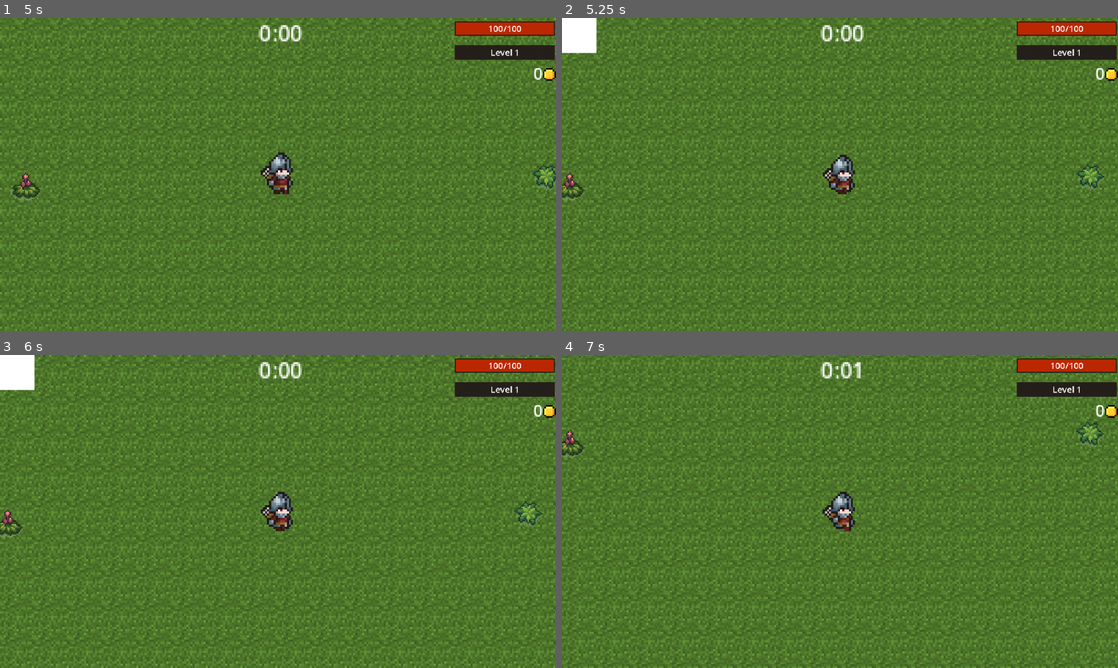
Above: before the commit, frames 1-4 (two rows, left to right).
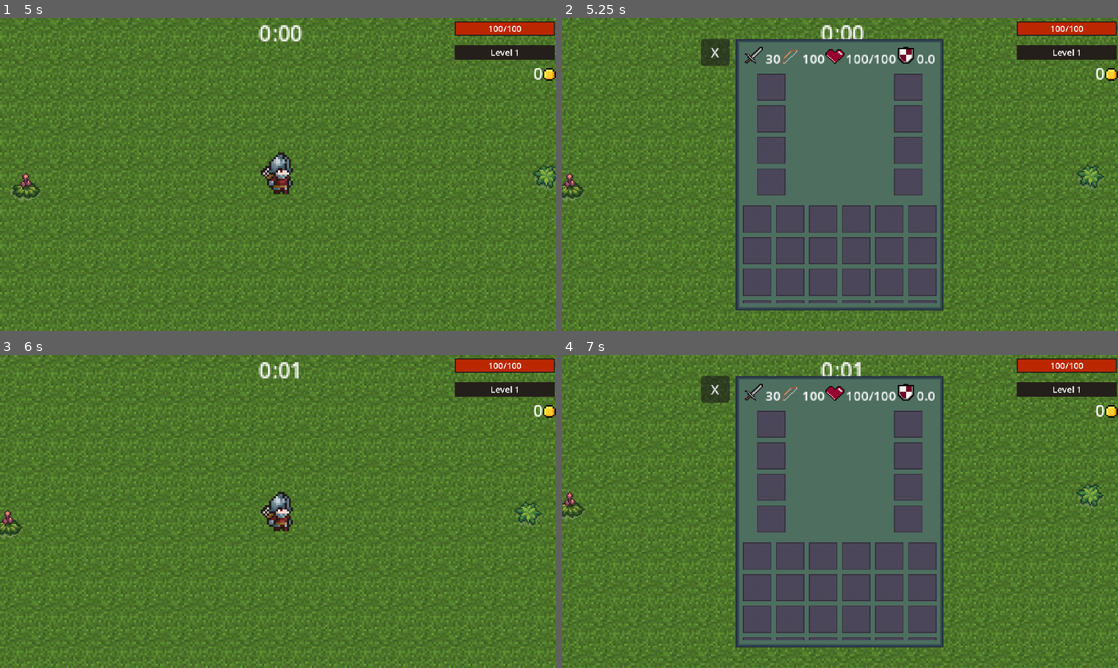
Above: after the commit, the same moments.

Repository: Qxver/Godot-Game
Game: Godot game, scene res://Menu/menu.tscn
Two runs of this game, one before a commit and one after it. Both use one fixed random seed, a clock stepped at 60 frames per second and the inputs below.
Inputs (mouse positions are in pixels of both pictures, inside the frame that each line leads up to):
- Up to frame 1 (5 s): click "Shop" at 0.5 s; click "Back" at 1.25 s; click "Options" at 2 s; click "Back" at 2.75 s; click "Play" at 3.5 s; click (172, 174) at 4.25 s
- Up to frame 2 (5.25 s): hold Right (move_right) from 5.03 s (still down); tap I (inv) at 5.1 s
- Up to frame 3 (6 s): release Right (move_right) at 5.75 s; click (155, 389) at 5.75 s, where only the run after the commit has a clickable "X"
- Up to frame 4 (7 s): tap Enter at 6.5 s; hold S (move_down) from 6.53 s (still down); tap I (inv) at 6.6 s

Frame 1 is identical in both runs. In frame 2, 34% of the frame differs, in the area x 0-69%, y 0-94%; in frame 3, 0.8%; in frame 4, 47%, in the area x 0-100%, y 0-100%.

Commit message:
Inventory

Diff:
--- /dev/null
+++ b/Inventory/InvUI.tscn
@@ -0,0 +1,246 @@
+[gd_scene load_steps=9 format=3 uid="uid://d4hmqtouiu3qi"]
+
+[ext_resource type="Script" uid="uid://sskwaoewx6q0" path="res://Inventory/inv_ui.gd" id="1_ughb5"]
+[ext_resource type="Texture2D" uid="uid://dw5r2dayj38p2" path="res://Assets/Menu_assets/frame.png" id="2_3klia"]
+[ext_resource type="Texture2D" uid="uid://cu7wowh2548t2" path="res://Assets/Menu_assets/dmg.png" id="3_35ghd"]
+[ext_resource type="Texture2D" uid="uid://cph2xij715g3n" path="res://Assets/Menu_assets/ats.png" id="4_epqjb"]
+[ext_resource type="Texture2D" uid="uid://dul2c5rwo8giw" path="res://Assets/Menu_assets/hp.png" id="5_c68me"]
+[ext_resource type="Texture2D" uid="uid://b3ateisudmq2n" path="res://Assets/Menu_assets/def.png" id="6_ig2n5"]
+[ext_resource type="PackedScene" uid="uid://ixbrp0fri5jl" path="res://Inventory/inv_slot.tscn" id="7_35ghd"]
+
+[sub_resource type="LabelSettings" id="LabelSettings_k4euo"]
+font_size = 11
+
+[node name="InvUi" type="Control"]
+process_mode = 3
+layout_mode = 3
+anchors_preset = 0
+offset_right = 640.0
+offset_bottom = 360.0
+size_flags_horizontal = 4
+size_flags_vertical = 4
+script = ExtResource("1_ughb5")
+
+[node name="Exit" type="Button" parent="."]
+layout_mode = 0
+offset_left = 160.0
+offset_top = 24.0
+offset_right = 193.0
+offset_bottom = 55.0
+text = "X"
+
+[node name="NinePatchRect" type="NinePatchRect" parent="."]
+layout_mode = 1
+anchors_preset = -1
+anchor_left = 0.312
+anchor_top = 0.067
+anchor_right = 0.686
+anchor_bottom = 0.92
+offset_left = 0.319992
+offset_top = -0.119997
+offset_right = -63.04
+offset_bottom = -66.2
+grow_horizontal = 2
+grow_vertical = 2
+scale = Vector2(1.36, 1.2959)
+texture = ExtResource("2_3klia")
+region_rect = Rect2(0, 0, 128, 128)
+patch_margin_left = 3
+patch_margin_top = 3
+patch_margin_right = 3
+patch_margin_bottom = 3
+
+[node name="Stats" type="HBoxContainer" parent="NinePatchRect"]
+layout_mode = 0
+offset_left = 6.0
+offset_top = 6.0
+offset_right = 171.0
+offset_bottom = 31.0
+theme_override_constants/separation = 1
+alignment = 1
+
+[node name="Dmg" type="TextureRect" parent="NinePatchRect/Stats"]
+layout_mode = 2
+texture = ExtResource("3_35ghd")
+stretch_mode = 2
+
+[node name="Dmg_val" type="Label" parent="NinePatchRect/Stats"]
+unique_name_in_owner = true
+layout_mode = 2
+text = "600"
+label_settings = SubResource("LabelSettings_k4euo")
+
+[node name="Ats" type="TextureRect" parent="NinePatchRect/Stats"]
+layout_mode = 2
+texture = ExtResource("4_epqjb")
+stretch_mode = 2
+
+[node name="Ats_val" type="Label" parent="NinePatchRect/Stats"]
+unique_name_in_owner = true
+layout_mode = 2
+text = "12"
+label_settings = SubResource("LabelSettings_k4euo")
+
+[node name="Hp" type="TextureRect" parent="NinePatchRect/Stats"]
+layout_mode = 2
+texture = ExtResource("5_c68me")
+stretch_mode = 2
+
+[node name="Hp_val" type="Label" parent="NinePatchRect/Stats"]
+unique_name_in_owner = true
+layout_mode = 2
+text = "200/200"
+label_settings = SubResource("LabelSettings_k4euo")
+
+[node name="Def" type="TextureRect" parent="NinePatchRect/Stats"]
+layout_mode = 2
+texture = ExtResource("6_ig2n5")
+stretch_mode = 2
+
+[node name="Def_val" type="Label" parent="NinePatchRect/Stats"]
+unique_name_in_owner = true
+layout_mode = 2
+text = "30"
+label_settings = SubResource("LabelSettings_k4euo")
+
+[node name="Equipment" type="HBoxContainer" parent="NinePatchRect"]
+layout_mode = 0
+offset_left = 17.6471
+offset_top = 30.8666
+offset_right = 158.647
+offset_bottom = 138.867
+
+[node name="Armour" type="VBoxContainer" parent="NinePatchRect/Equipment"]
+layout_mode = 2
+
+[node name="GridContainer" type="GridContainer" parent="NinePatchRect/Equipment/Armour"]
+layout_mode = 2
+
+[node name="Helmet" parent="NinePatchRect/Equipment/Armour/GridContainer" instance=ExtResource("7_35ghd")]
+layout_mode = 2
+
+[node name="Chestplate" parent="NinePatchRect/Equipment/Armour/GridContainer" instance=ExtResource("7_35ghd")]
+layout_mode = 2
+
+[node name="Leggings" parent="NinePatchRect/Equipment/Armour/GridContainer" instance=ExtResource("7_35ghd")]
+layout_mode = 2
+
+[node name="Boots" parent="NinePatchRect/Equipment/Armour/GridContainer" instance=ExtResource("7_35ghd")]
+layout_mode = 2
+
+[node name="Accessories" type="VBoxContainer" parent="NinePatchRect/Equipment"]
+layout_mode = 2
+size_flags_horizontal = 10
+
+[node name="Necklace" parent="NinePatchRect/Equipment/Accessories" instance=ExtResource("7_35ghd")]
+layout_mode = 2
+
+[node name="Ring" parent="NinePatchRect/Equipment/Accessories" instance=ExtResource("7_35ghd")]
+layout_mode = 2
+
+[node name="Bracelet" parent="NinePatchRect/Equipment/Accessories" instance=ExtResource("7_35ghd")]
+layout_mode = 2
+
+[node name="Belt" parent="NinePatchRect/Equipment/Accessories" instance=ExtResource("7_35ghd")]
+layout_mode = 2
+
+[node name="Inv" type="ScrollContainer" parent="NinePatchRect"]
+layout_mode = 0
+offset_left = 5.88235
+offset_top = 148.16
+offset_right = 170.882
+offset_bottom = 235.16
+vertical_scroll_mode = 3
+
+[node name="GridContainer" type="GridContainer" parent="NinePatchRect/Inv"]
+layout_mode = 2
+columns = 6
+
+[node name="inv_slot" parent="NinePatchRect/Inv/GridContainer" instance=ExtResource("7_35ghd")]
+layout_mode = 2
+
+[node name="inv_slot2" parent="NinePatchRect/Inv/GridContainer" instance=ExtResource("7_35ghd")]
+layout_mode = 2
+
+[node name="inv_slot3" parent="NinePatchRect/Inv/GridContainer" instance=ExtResource("7_35ghd")]
+layout_mode = 2
+
+[node name="inv_slot4" parent="NinePatchRect/Inv/GridContainer" instance=ExtResource("7_35ghd")]
+layout_mode = 2
+
+[node name="inv_slot5" parent="NinePatchRect/Inv/GridContainer" instance=ExtResource("7_35ghd")]
+layout_mode = 2
+
+[node name="inv_slot6" parent="NinePatchRect/Inv/GridContainer" instance=ExtResource("7_35ghd")]
+layout_mode = 2
+
+[node name="inv_slot7" parent="NinePatchRect/Inv/GridContainer" instance=ExtResource("7_35ghd")]
+layout_mode = 2
+
+[node name="inv_slot8" parent="NinePatchRect/Inv/GridContainer" instance=ExtResource("7_35ghd")]
+layout_mode = 2
+
+[node name="inv_slot9" parent="NinePatchRect/Inv/GridContainer" instance=ExtResource("7_35ghd")]
+layout_mode = 2
+
+[node name="inv_slot10" parent="NinePatchRect/Inv/GridContainer" instance=ExtResource("7_35ghd")]
+layout_mode = 2
+
+[node name="inv_slot11" parent="NinePatchRect/Inv/GridContainer" instance=ExtResource("7_35ghd")]
+layout_mode = 2
+
+[node name="inv_slot12" parent="NinePatchRect/Inv/GridContainer" instance=ExtResource("7_35ghd")]
+layout_mode = 2
+
+[node name="inv_slot13" parent="NinePatchRect/Inv/GridContainer" instance=ExtResource("7_35ghd")]
+layout_mode = 2
+
+[node name="inv_slot14" parent="NinePatchRect/Inv/GridContainer" instance=ExtResource("7_35ghd")]
+layout_mode = 2
+
+[node name="inv_slot15" parent="NinePatchRect/Inv/GridContainer" instance=ExtResource("7_35ghd")]
+layout_mode = 2
+
+[node name="inv_slot16" parent="NinePatchRect/Inv/GridContainer" instance=ExtResource("7_35ghd")]
+layout_mode = 2
+
+[node name="inv_slot17" parent="NinePatchRect/Inv/GridContainer" instance=ExtResource("7_35ghd")]
+layout_mode = 2
+
+[node name="inv_slot18" parent="NinePatchRect/Inv/GridContainer" instance=ExtResource("7_35ghd")]
+layout_mode = 2
+
+[node name="inv_slot19" parent="NinePatchRect/Inv/GridContainer" instance=ExtResource("7_35ghd")]
+layout_mode = 2
+
+[node name="inv_slot20" parent="NinePatchRect/Inv/GridContainer" instance=ExtResource("7_35ghd")]
+layout_mode = 2
+
+[node name="inv_slot21" parent="NinePatchRect/Inv/GridContainer" instance=ExtResource("7_35ghd")]
+layout_mode = 2
+
+[node name="inv_slot22" parent="NinePatchRect/Inv/GridContainer" instance=ExtResource("7_35ghd")]
+layout_mode = 2
+
+[node name="inv_slot23" parent="NinePatchRect/Inv/GridContainer" instance=ExtResource("7_35ghd")]
+layout_mode = 2
+
+[node name="inv_slot24" parent="NinePatchRect/Inv/GridContainer" instance=ExtResource("7_35ghd")]
+layout_mode = 2
+
+[node name="inv_slot25" parent="NinePatchRect/Inv/GridContainer" instance=ExtResource("7_35ghd")]
+layout_mode = 2
+
+[node name="inv_slot26" parent="NinePatchRect/Inv/GridContainer" instance=ExtResource("7_35ghd")]
+layout_mode = 2
+
+[node name="inv_slot27" parent="NinePatchRect/Inv/GridContainer" instance=ExtResource("7_35ghd")]
+layout_mode = 2
+
+[node name="inv_slot28" parent="NinePatchRect/Inv/GridContainer" instance=ExtResource("7_35ghd")]
+layout_mode = 2
+
+[node name="inv_slot29" parent="NinePatchRect/Inv/GridContainer" instance=ExtResource("7_35ghd")]
+layout_mode = 2
+
+[connection signal="pressed" from="Exit" to="." method="_on_exit_pressed"]
--- /dev/null
+++ b/Inventory/Inv_items.gd
@@ -0,0 +1,9 @@
+extends Resource
+
+class_name InvItems
+
+@export var name: String = ""
+@export var texture: Texture2D
+@export var deffence: int
+@export var armour_type: int
+@export var item_type: int
--- /dev/null
+++ b/Inventory/Items/Boots1.tres
@@ -0,0 +1,13 @@
+[gd_resource type="Resource" script_class="InvItems" load_steps=3 format=3 uid="uid://d3vbcr2eg2l0f"]
+
+[ext_resource type="Script" uid="uid://dw7xqwqvj4rxn" path="res://Inventory/Inv_items.gd" id="1_vwheq"]
+[ext_resource type="Texture2D" uid="uid://gqn8g7qfgguc" path="res://Assets/Items/Armour/boots1.tres" id="2_s2ohx"]
+
+[resource]
+script = ExtResource("1_vwheq")
+name = "Boots1"
+texture = ExtResource("2_s2ohx")
+deffence = 1
+armour_type = 0
+item_type = 2
+metadata/_custom_type_script = "uid://dw7xqwqvj4rxn"
--- /dev/null
+++ b/Inventory/Items/Boots2.tres
@@ -0,0 +1,13 @@
+[gd_resource type="Resource" script_class="InvItems" load_steps=3 format=3 uid="uid://dwme1pr1i2d7e"]
+
+[ext_resource type="Script" uid="uid://dw7xqwqvj4rxn" path="res://Inventory/Inv_items.gd" id="1_74ipr"]
+[ext_resource type="Texture2D" uid="uid://blgy0hoosrqvv" path="res://Assets/Items/Armour/boots2.tres" id="2_j5tm6"]
+
+[resource]
+script = ExtResource("1_74ipr")
+name = "Boots2"
+texture = ExtResource("2_j5tm6")
+deffence = 2
+armour_type = 1
+item_type = 2
+metadata/_custom_type_script = "uid://dw7xqwqvj4rxn"
--- /dev/null
+++ b/Inventory/Items/Boots3.tres
@@ -0,0 +1,13 @@
+[gd_resource type="Resource" script_class="InvItems" load_steps=3 format=3 uid="uid://mg2vs5pf4xvk"]
+
+[ext_resource type="Script" uid="uid://dw7xqwqvj4rxn" path="res://Inventory/Inv_items.gd" id="1_edolc"]
+[ext_resource type="Texture2D" uid="uid://djosqlgmg3tnh" path="res://Assets/Items/Armour/boots3.tres" id="2_ssvuo"]
+
+[resource]
+script = ExtResource("1_edolc")
+name = "Boots3"
+texture = ExtResource("2_ssvuo")
+deffence = 1
+armour_type = 2
+item_type = 2
+metadata/_custom_type_script = "uid://dw7xqwqvj4rxn"
--- /dev/null
+++ b/Inventory/Items/Boots4.tres
@@ -0,0 +1,13 @@
+[gd_resource type="Resource" script_class="InvItems" load_steps=3 format=3 uid="uid://ckkk8qixxivma"]
+
+[ext_resource type="Script" uid="uid://dw7xqwqvj4rxn" path="res://Inventory/Inv_items.gd" id="1_ywly0"]
+[ext_resource type="Texture2D" uid="uid://csr8wcs3lf5ha" path="res://Assets/Items/Armour/boots4.tres" id="2_8sqny"]
+
+[resource]
+script = ExtResource("1_ywly0")
+name = "Boots4"
+texture = ExtResource("2_8sqny")
+deffence = 4
+armour_type = 3
+item_type = 2
+metadata/_custom_type_script = "uid://dw7xqwqvj4rxn"
--- /dev/null
+++ b/Inventory/inv_slot.gd
@@ -0,0 +1,5 @@
+extends Panel
+
+@onready var Item: Sprite2D = $Item
+
+#func update()
--- /dev/null
+++ b/Inventory/inv_slot.tscn
@@ -0,0 +1,24 @@
+[gd_scene load_steps=3 format=3 uid="uid://ixbrp0fri5jl"]
+
+[ext_resource type="Script" uid="uid://c87cnnv1qxlck" path="res://Inventory/inv_slot.gd" id="1_hwqj2"]
+[ext_resource type="Texture2D" uid="uid://dcwv5482v65ei" path="res://Assets/Menu_assets/item_frame.png" id="1_ljysl"]
+
+[node name="inv_slot" type="Panel"]
+self_modulate = Color(1, 1, 1, 0)
+custom_minimum_size = Vector2(24, 24)
+anchors_preset = 15
+anchor_right = 1.0
+anchor_bottom = 1.0
+offset_right = -616.0
+offset_bottom = -336.0
+grow_horizontal = 2
+grow_vertical = 2
+scale = Vector2(0.75, 0.75)
+script = ExtResource("1_hwqj2")
+
+[node name="Sprite2D" type="Sprite2D" parent="."]
+scale = Vector2(0.75, 0.75)
+texture = ExtResource("1_ljysl")
+centered = false
+
+[node name="Item" type="Sprite2D" parent="."]
--- a/Menu/Inventory/inv_ui.gd
+++ b/Inventory/inv_ui.gd
@@ -5,16 +5,17 @@
 
 func resume():
 	get_tree().paused = false
-	##$AnimationPlayer.play_backwards("blur_inv")
-	#await $AnimationPlayer.animation_finished
 	InputMap.load_from_project_settings()
 	hide()
 
 func pause():
 	InputMap.action_erase_events("esc")
+	%Dmg_val.text = str(PlayerStats.damage)
+	%Ats_val.text = str(PlayerStats.attack_speed)
+	%Hp_val.text = str(PlayerStats.health) + "/" + str(PlayerStats.max_hp)
+	%Def_val.text = str(PlayerStats.defence)
 	show()
 	get_tree().paused = true
-	#$AnimationPlayer.play("blur_inv")
 
 func testInv():
 	if Input.is_action_just_pressed("inv") and !get_tree().paused:
@@ -24,3 +25,6 @@
 
 func _process(_delta):
 	testInv()
+
+func _on_exit_pressed():
+	resume()
--- a/Menu/Inventory/InvUI.tscn
+++ /dev/null
@@ -1,18 +0,0 @@
-[gd_scene load_steps=2 format=3 uid="uid://d4hmqtouiu3qi"]
-
-[ext_resource type="Script" uid="uid://sskwaoewx6q0" path="res://Menu/Inventory/inv_ui.gd" id="1_ughb5"]
-
-[node name="InvUi" type="Control"]
-process_mode = 3
-layout_mode = 3
-anchors_preset = 15
-anchor_right = 1.0
-anchor_bottom = 1.0
-grow_horizontal = 2
-grow_vertical = 2
-script = ExtResource("1_ughb5")
-
-[node name="ColorRect" type="ColorRect" parent="."]
-layout_mode = 0
-offset_right = 40.0
-offset_bottom = 40.0
--- a/Menu/game_over.tscn
+++ b/Menu/game_over.tscn
@@ -2,7 +2,7 @@
 
 [ext_resource type="Script" uid="uid://cw5nb4fpnrmee" path="res://Menu/game_over.gd" id="1_ov0aq"]
 [ext_resource type="Shader" uid="uid://8uomskqr2opq" path="res://Menu/game_over.gdshader" id="2_mjm1k"]
-[ext_resource type="Texture2D" uid="uid://dd5lauenirut3" path="res://Menu/assets/Game_Over.png" id="3_mjm1k"]
+[ext_resource type="Texture2D" uid="uid://dd5lauenirut3" path="res://Assets/Menu_assets/Game_Over.png" id="3_mjm1k"]
 
 [sub_resource type="ShaderMaterial" id="ShaderMaterial_mjm1k"]
 shader = ExtResource("2_mjm1k")
--- a/Menu/level_up.tscn
+++ b/Menu/level_up.tscn
@@ -2,9 +2,9 @@
 
 [ext_resource type="Script" uid="uid://u5vesy70l345" path="res://Menu/level_up.gd" id="1_4af3g"]
 [ext_resource type="Shader" uid="uid://dj5shm1fmp5yv" path="res://Menu/pause_menu.gdshader" id="2_ylrw7"]
-[ext_resource type="Texture2D" uid="uid://d1efegra2d1gv" path="res://Menu/assets/dmg_level_up.png" id="3_1x6oh"]
-[ext_resource type="Texture2D" uid="uid://btbam52jupy60" path="res://Menu/assets/ats_level_up.png" id="4_secp2"]
-[ext_resource type="Texture2D" uid="uid://dm6lpb4tccyha" path="res://Menu/assets/hp_level_up.png" id="5_j1vvt"]
+[ext_resource type="Texture2D" uid="uid://d1efegra2d1gv" path="res://Assets/Menu_assets/dmg_level_up.png" id="3_1x6oh"]
+[ext_resource type="Texture2D" uid="uid://btbam52jupy60" path="res://Assets/Menu_assets/ats_level_up.png" id="4_secp2"]
+[ext_resource type="Texture2D" uid="uid://dm6lpb4tccyha" path="res://Assets/Menu_assets/hp_level_up.png" id="5_j1vvt"]
 
 [sub_resource type="ShaderMaterial" id="ShaderMaterial_qxtyl"]
 shader = ExtResource("2_ylrw7")
--- a/Menu/menu.tscn
+++ b/Menu/menu.tscn
@@ -1,7 +1,7 @@
 [gd_scene load_steps=4 format=3 uid="uid://b8ur32a8cy8pf"]
 
 [ext_resource type="Script" uid="uid://b5630wch0f6vd" path="res://Menu/menu.gd" id="1_lti8b"]
-[ext_resource type="Texture2D" uid="uid://b45xothe85kqc" path="res://Menu/assets/menu_background.jpg" id="2_ihied"]
+[ext_resource type="Texture2D" uid="uid://b45xothe85kqc" path="res://Assets/Menu_assets/menu_background.jpg" id="2_ihied"]
 [ext_resource type="Script" uid="uid://bcmix7u0pvb58" path="res://Menu/button.gd" id="2_raj00"]
 
 [node name="Menu" type="Control"]
--- a/Menu/options_menu.tscn
+++ b/Menu/options_menu.tscn
@@ -1,7 +1,7 @@
 [gd_scene load_steps=4 format=3 uid="uid://biq8hfac8yrrh"]
 
 [ext_resource type="Script" uid="uid://clx8k8tfuwtfs" path="res://Menu/options_menu.gd" id="1_lbr8e"]
-[ext_resource type="Texture2D" uid="uid://b45xothe85kqc" path="res://Menu/assets/menu_background.jpg" id="2_8xge3"]
+[ext_resource type="Texture2D" uid="uid://b45xothe85kqc" path="res://Assets/Menu_assets/menu_background.jpg" id="2_8xge3"]
 [ext_resource type="Script" uid="uid://bcmix7u0pvb58" path="res://Menu/button.gd" id="2_e6ty2"]
 
 [node name="Menu" type="Control"]
--- a/Menu/shop.tscn
+++ b/Menu/shop.tscn
@@ -1,7 +1,7 @@
 [gd_scene load_steps=4 format=3 uid="uid://b7hrx6s3e48r2"]
 
 [ext_resource type="Script" uid="uid://c4duus7hiahm5" path="res://Menu/shop.gd" id="1_viryw"]
-[ext_resource type="Texture2D" uid="uid://b45xothe85kqc" path="res://Menu/assets/menu_background.jpg" id="2_dlrev"]
+[ext_resource type="Texture2D" uid="uid://b45xothe85kqc" path="res://Assets/Menu_assets/menu_background.jpg" id="2_dlrev"]
 [ext_resource type="Script" uid="uid://bcmix7u0pvb58" path="res://Menu/button.gd" id="2_ikgaf"]
 
 [node name="Menu" type="Control"]
--- a/game.tscn
+++ b/game.tscn
@@ -8,7 +8,7 @@
 [ext_resource type="PackedScene" uid="uid://dx0mlok2sg2tj" path="res://Menu/game_over.tscn" id="5_7jktm"]
 [ext_resource type="PackedScene" uid="uid://buwmldaxaijao" path="res://Menu/level_up.tscn" id="7_eow3j"]
 [ext_resource type="PackedScene" uid="uid://cfpfd81vfaxec" path="res://Menu/character_selection.tscn" id="8_j5wjh"]
-[ext_resource type="PackedScene" uid="uid://d4hmqtouiu3qi" path="res://Menu/Inventory/InvUI.tscn" id="9_vef74"]
+[ext_resource type="PackedScene" uid="uid://d4hmqtouiu3qi" path="res://Inventory/InvUI.tscn" id="9_vef74"]
 
 [sub_resource type="StyleBoxFlat" id="StyleBoxFlat_ryrav"]
 bg_color = Color(0.141176, 0.117647, 0.101961, 0.992157)
--- a/item.gd
+++ b/item.gd
@@ -69,4 +69,6 @@
 		PlayerStats.health += 20
 		if PlayerStats.health >= PlayerStats.max_hp:
 			PlayerStats.health = PlayerStats.max_hp
+	else:
+		pass
 	queue_free()
--- a/player_stats.gd
+++ b/player_stats.gd
@@ -5,3 +5,5 @@
 var attack_speed = 100
 var defence: float = 0
 var damage_reduction: float = 1 - (defence / 100)
+
+var inventory: Array[InvItems]
--- a/project.godot
+++ b/project.godot
@@ -31,6 +31,8 @@
 [file_customization]
 
 folder_colors={
+"res://Assets/Menu_assets/": "green",
+"res://Inventory/": "pink",
 "res://Menu/": "teal"
 }
 
Renamed: Menu/assets/Game_Over.png -> Assets/Menu_assets/Game_Over.png
Not shown, changed: Assets/Menu_assets/Game_Over.png.import
Binary file added: Assets/Menu_assets/ats.png
Not shown, changed: Assets/Menu_assets/ats.png.import
Renamed: Menu/assets/ats_level_up.png -> Assets/Menu_assets/ats_level_up.png
Not shown, added: Assets/Menu_assets/ats_level_up.png.import
Binary file added: Assets/Menu_assets/def.png
Not shown, changed: Assets/Menu_assets/def.png.import
Binary file added: Assets/Menu_assets/dmg.png
Not shown, changed: Assets/Menu_assets/dmg.png.import
Renamed: Menu/assets/dmg_level_up.png -> Assets/Menu_assets/dmg_level_up.png
Not shown, added: Assets/Menu_assets/dmg_level_up.png.import
(and 15 more such lines)
